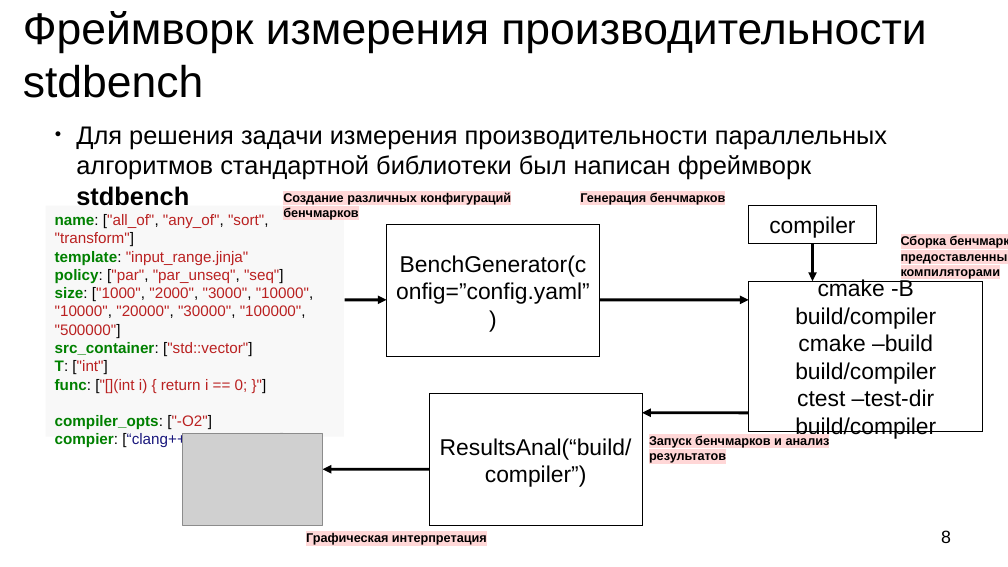
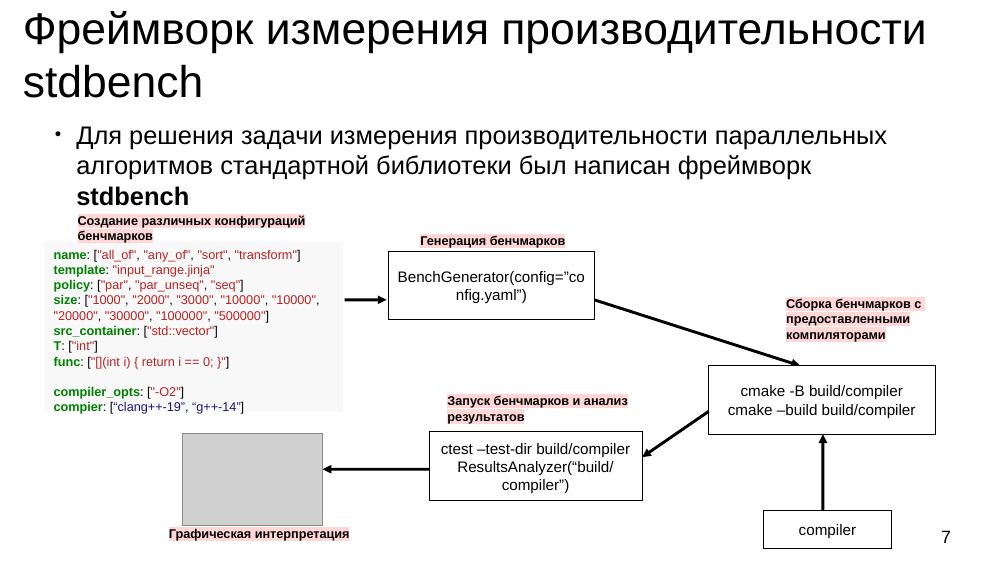
Before and after one commit to sin-diesel/stdbench, a slide deck: slide 7 of presentation/presentation.odp (slide 8 before the commit). Drawn at 1008x567 pixels with LibreOffice and Linux fonts; fonts in the diff are those of the drawing; grey boxes stand for pictures. Boxes give left, top, right and bottom in pixels: in the first picture for what was removed or moved away, otherwise in the second. Text is boxed around its words. In the diff, an @@ line names an element or a change of style, - is before the commit and + after.

Commit message:
Hardcode some values for pretty result for now

```diff
--- a/presentation/presentation.odp
+++ b/presentation/presentation.odp
@@ text "Создание различных конфигураций бенчмарков": place and size @@
-text "Создание различных конфигураций бенчмарков" at (283,192,511,220)
+text "Создание различных конфигураций бенчмарков" at (78,215,306,243)
@@ text "Генерация бенчмарков": place and size @@
-text "Генерация бенчмарков" at (580,192,725,205)
+text "Генерация бенчмарков" at (420,235,565,248)
@@ rectangle "name: ["all_of", "any_of", "sort", "transform"]": place and size @@
-rectangle "name: ["all_of", "any_of", "sort", "transform"]" at (46,206,344,436)
+rectangle "name: ["all_of", "any_of", "sort", "transform"]" at (45,242,343,412)
@@ rectangle "name: ["all_of", "any_of", "sort", "transform"]" at (45,242,343,412): size 12 to 10 pt @@
@@ rectangle "BenchGenerator(config=”config.yaml”)": place and size @@
-rectangle "BenchGenerator(config=”config.yaml”)" at (387,225,600,357)
+rectangle "BenchGenerator(config=”config.yaml”)" at (389,252,595,320)
@@ arrow removed from (813, 243) to (813, 281) @@
@@ text "Сборка бенчмарков с предоставленными компиляторами" rewrapped from (901,235,1001,279) to (786,298,921,342) @@
@@ arrow moved from (749, 300) - (600, 300) to (800, 366) - (595, 300) @@
@@ text "Запуск бенчмарков и анализ результатов": place and size @@
-text "Запуск бенчмарков и анализ результатов" at (649,435,830,463)
+text "Запуск бенчмарков и анализ результатов" at (447,395,628,424)
@@ size 18 to 12 pt in 3 elements at (389,252,595,320), (764,511,892,549), (709,366,936,434) @@
@@ rectangle "cmake -B build/compiler": place and size @@
-rectangle "cmake -B build/compiler" at (749,281,983,432)
+rectangle "cmake -B build/compiler" at (709,366,936,434)
@@ text in rectangle at (795,389,936,439): paragraph removed @@
-ctest –test-dir build/compiler
@@ arrow moved from (642, 413) - (749, 413) to (642, 457) - (709, 412) @@
@@ rectangle "ctest –test-dir build/compiler": place and size @@
-rectangle "ctest –test-dir build/compiler" at (429,394,642,526)
+rectangle "ctest –test-dir build/compiler" at (429,432,642,500)
@@ text in rectangle at (441,443,630,493): text changed; size 18 to 12 pt @@
-ResultsAnal(“build/compiler”)
+ctest –test-dir build/compiler
+ResultsAnalyzer(“build/compiler”)
@@ arrow added from (823, 511) to (823, 434), #000000 2.3 pt @@
@@ text "Графическая интерпретация": place and size @@
-text "Графическая интерпретация" at (306,532,487,545)
+text "Графическая интерпретация" at (169,528,350,541)
@@ rectangle "compiler": place and size @@
-rectangle "compiler" at (749,206,877,243)
+rectangle "compiler" at (764,511,892,549)
@@ page number at (941,530,951,543): text changed @@
-8
+7
```
Also in this commit, not shown: 4 other slides changed, 2 slides added, 2 slides removed, 3 other files.
